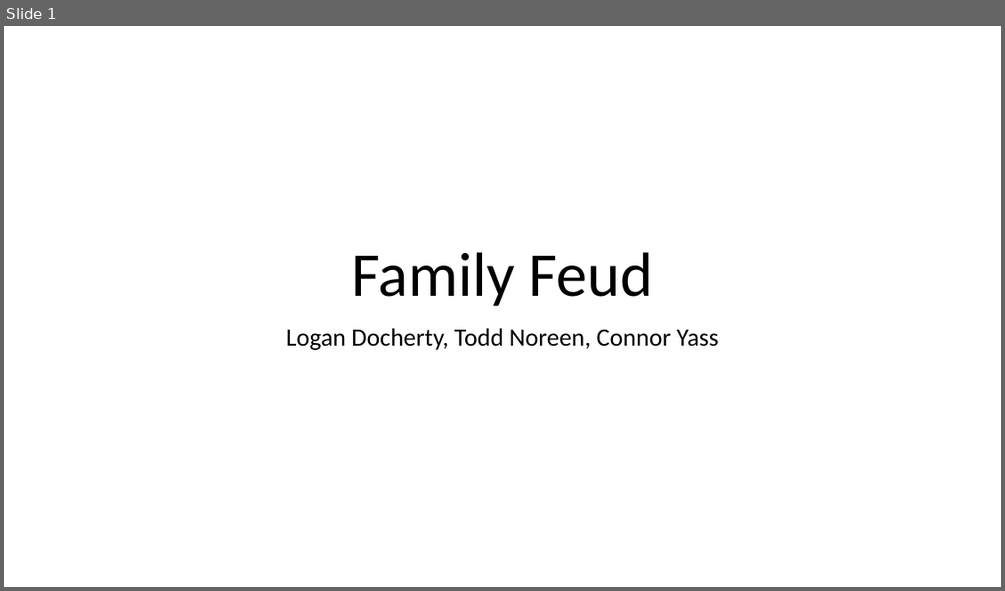
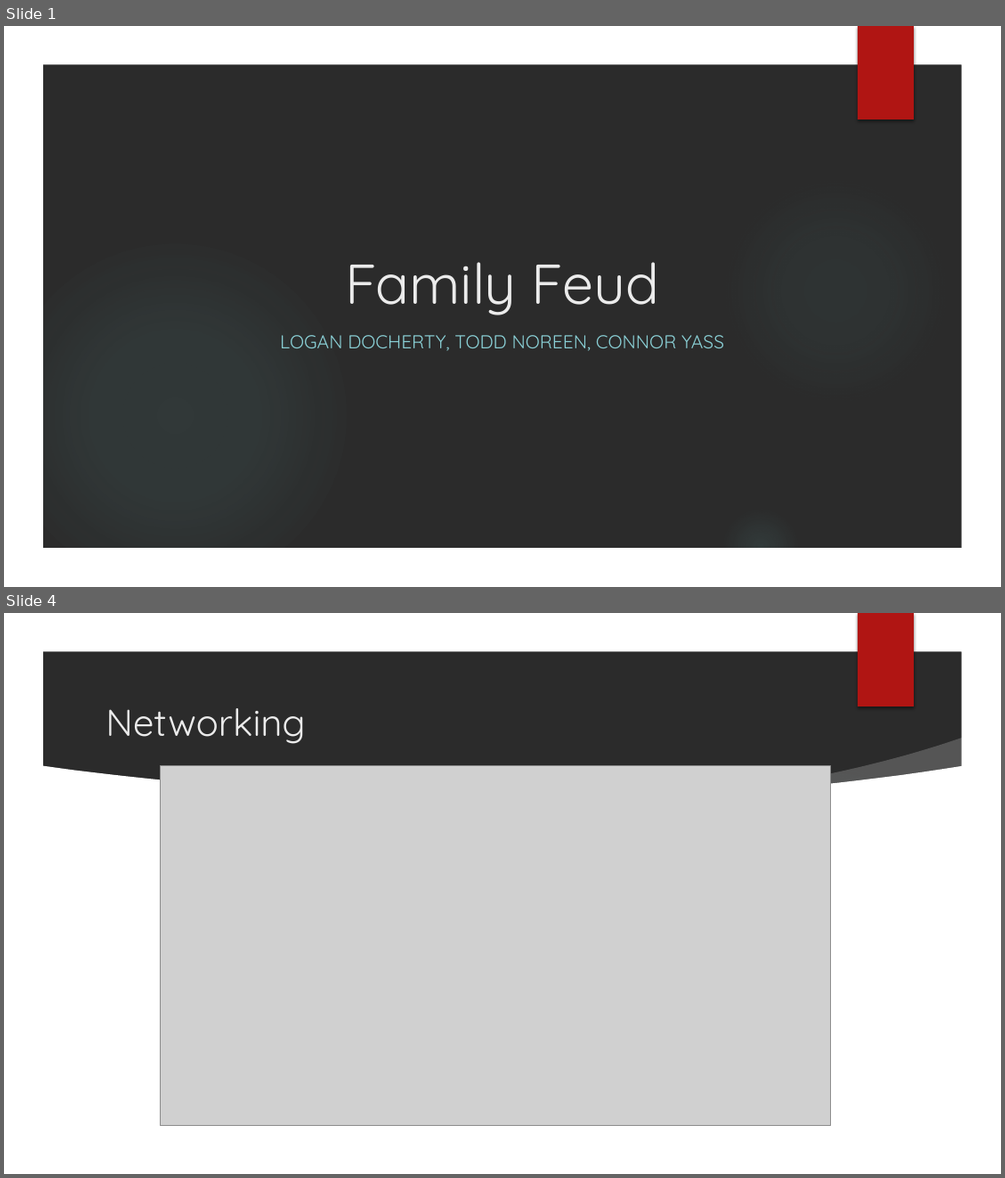
Before and after one commit to yassck02/FamilyFeud, a slide deck: docs/final_presentation.pptx. Shown one above the other, each under a label of ours: slide 1 before the commit, slides 1 and 4 after it; the slides between them are not shown. The pictures are 1005x591 and 1005x1178 pixels, drawn with LibreOffice and Linux fonts; fonts in the diff are those of the drawing; grey boxes stand for pictures; background and template pictures are left out; a plain dark background stands for a picture behind light text. Boxes give left, top, right and bottom in pixels: in the first picture for what was removed or moved away, otherwise in the second. Text is boxed around its words. In the diff, an @@ line names an element or a change of style, - is before the commit and + after.

```diff
--- a/docs/final_presentation.pptx
+++ b/docs/final_presentation.pptx
@@ slide 4 added at [4,613,1001,1174], background picture (left out); not listed: 5 template elements that a slide beside it also shows @@
@@ title added at [105,708,305,744], 36 pt, text #EBEBEB @@
+Networking
@@ freeform shape added at [697,738,970,819], fill #FFFFFF at 20% opacity @@
@@ freeform shape added at [41,765,963,1136], fill #FFFFFF @@
@@ picture added at [161,765,830,1126] @@
@@ slide 1 changed as well @@
@@ background #FFFFFF to picture (left out) @@
@@ group added at [4,26,1001,587]: 3 ellipses, 1 freeform shape @@
@@ rectangle added at [858,26,914,119], fill #B01513 @@
@@ title "Family Feud": place and size @@
-title "Family Feud" at [352,252,653,306]
+title "Family Feud" at [345,262,660,315]
@@ title "Family Feud" at [345,262,660,315]: size 60 to 54 pt, font Calibri to Quicksand, text colour #000000 to #EBEBEB; line spacing 0.9 to 1 @@
@@ subtitle at [280,335,724,351]: text changed; size 24 to 18 pt; font Calibri to Quicksand; text colour #000000 to #8AD0D6 @@
-Logan Docherty, Todd Noreen, Connor Yass
+LOGAN DOCHERTY, TODD NOREEN, CONNOR YASS
```
Also in this commit, not shown: 3 other slides added, 2 slides removed.
